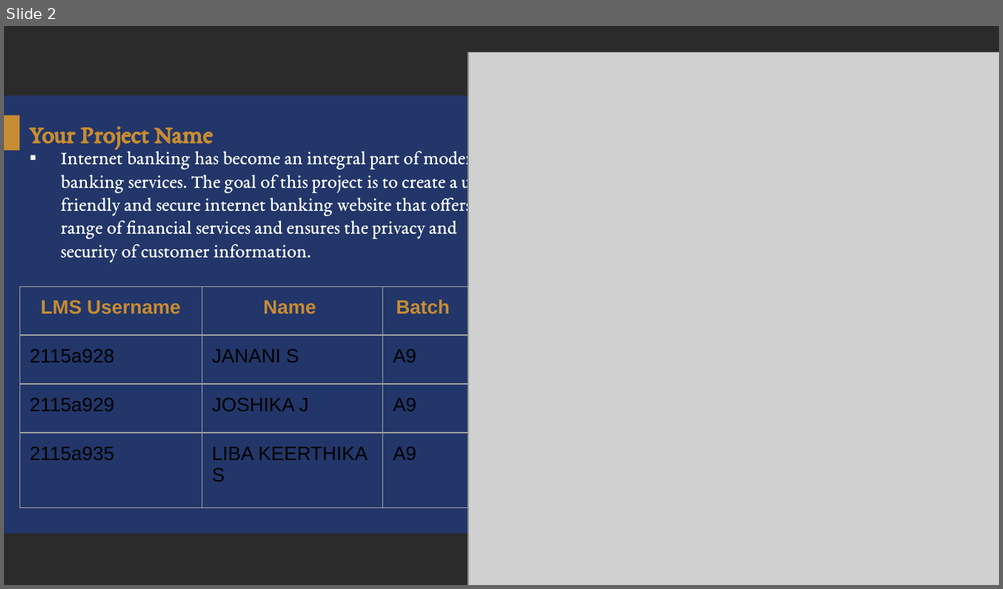
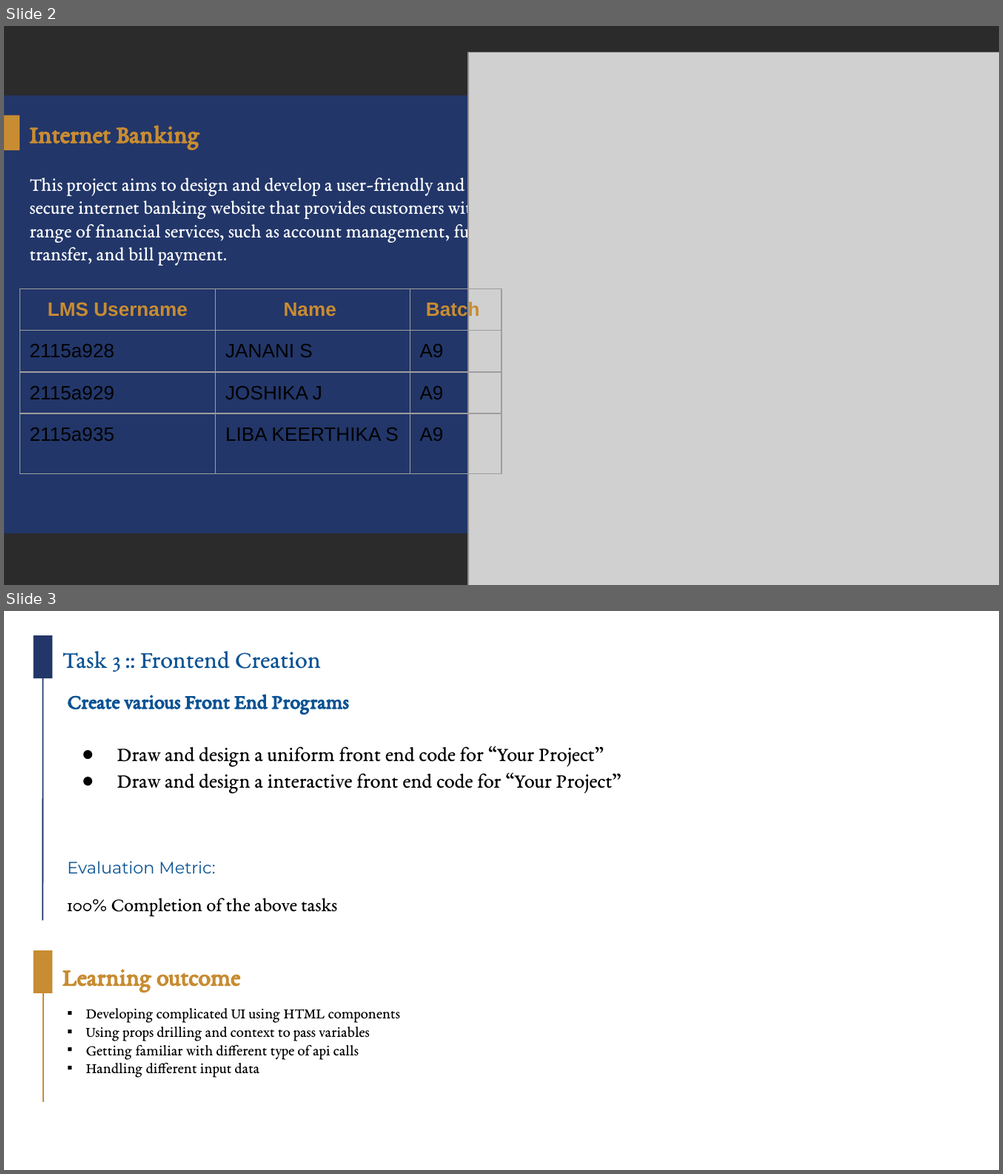
Before and after one commit to Jananijaa/Group_A9_11, a slide deck: Group_A9_11.pptx. Shown one above the other, each under a label of ours: slide 2 before the commit, slides 2 and 3 after it. The pictures are 1003x589 and 1003x1174 pixels, drawn with LibreOffice and Linux fonts; fonts in the diff are those of the drawing; grey boxes stand for pictures; background and template pictures are left out; a plain dark background stands for a picture behind light text. Boxes give left, top, right and bottom in pixels: in the first picture for what was removed or moved away, otherwise in the second. Text is boxed around its words. In the diff, an @@ line names an element or a change of style, - is before the commit and + after.

```diff
--- a/Group_A9_11.pptx
+++ b/Group_A9_11.pptx
@@ slide 3 added at [4,611,999,1170], background picture (left out) @@
@@ group added at [34,636,53,1102]: 2 rectangles, 2 lines @@
@@ text added at [62,651,321,672], 18 pt, text #0B5394 @@
+Task 3 :: Frontend Creation
@@ text added at [67,694,621,794], 15 pt, text #000000 @@
+Create various Front End Programs
+● Draw and design a uniform front end code for “Your Project”
+● Draw and design a interactive front end code for “Your Project”
@@ text added at [67,861,215,874], 12 pt, text #0B5394 @@
+Evaluation Metric:
@@ text added at [67,898,337,916], 14 pt, text #000000 @@
+100% Completion of the above tasks
@@ text added at [62,969,240,992], 18 pt, text #C88C32, bold @@
+Learning outcome
@@ text added at [86,1008,400,1078], 11 pt, text #000000 @@
+▪ Developing complicated UI using HTML components
+▪ Using props drilling and context to pass variables
+▪ Getting familiar with different type of api calls
+▪ Handling different input data
@@ slide 2 changed as well @@
@@ title at [29,125,199,150]: text changed @@
-Your Project Name
+Internet Banking
@@ text at [30,178,489,265]: text changed @@
-▪ Internet banking has become an integral part of modern banking services. The goal of this project is to create a user-friendly and secure internet banking website that offers a range of financial services and ensures the privacy and security of customer information.
+This project aims to design and develop a user-friendly and secure internet banking website that provides customers with a range of financial services, such as account management, fund transfer, and bill payment.
@@ table: place and size @@
-table at [20,286,469,508]
+table at [20,289,501,486]
```
Also in this commit, not shown: 4 other slides changed, 5 other slides added, 3 slides removed.
